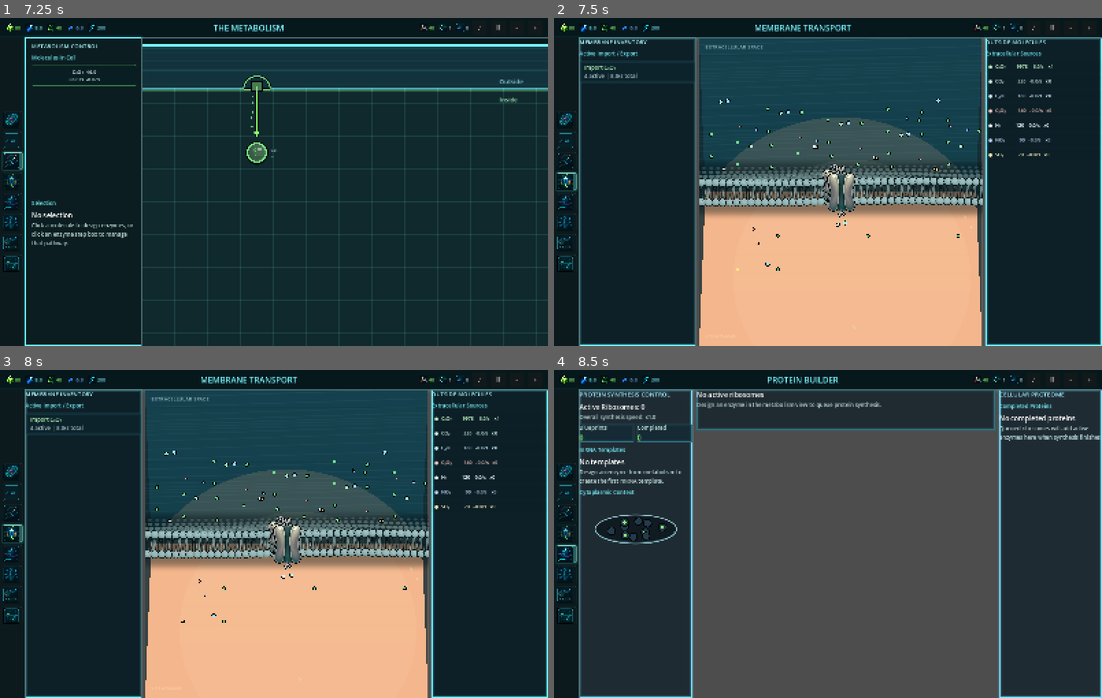
Above: before the commit, frames 1-4 (two rows, left to right).
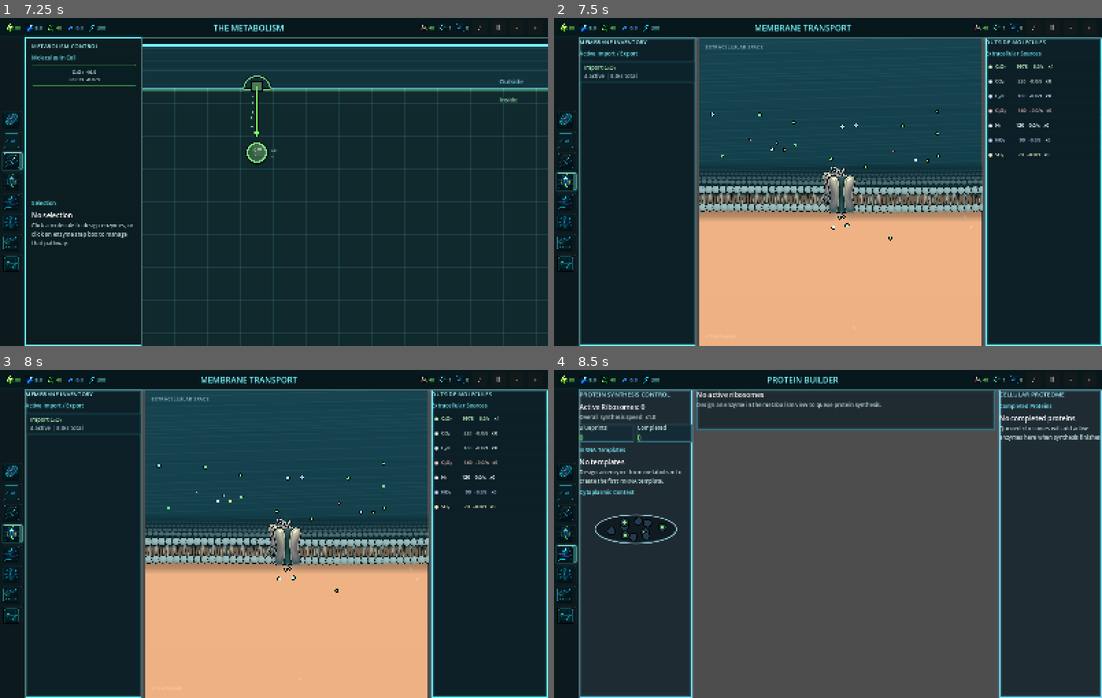
Above: after the commit, the same moments.

Repository: EliasEnglund/SimCell
Game: Godot game, scene res://scenes/main.tscn
The game is run twice, just before and just after one commit, with the same random seed, the same clock (stepped at 60 frames per second) and the same inputs.
Inputs (mouse positions are in pixels of both pictures, inside the frame that each line leads up to):
- Up to frame 1 (7.25 s): click "PLAY" at 0.5 s; click "♪" at 1.25 s; click "♫" at 2 s; click "Ⅱ" at 2.75 s; click "-" at 3.5 s; click "+" at 4.25 s; click (10, 119) at 5.02 s; click (10, 139) at 5.77 s; click (10, 162) at 6.52 s
- Up to frame 2 (7.5 s): click (564, 182) at 7.27 s
- Up to frame 3 (8 s): no input
- Up to frame 4 (8.5 s): click (564, 553) at 8.02 s

Frame 1 is identical in both runs. In frame 2, 11% of the frame differs, in the area x 26-79%, y 11-100%; in frame 3, 11%; in frame 4, nothing differs.

Commit message:
Refine flat membrane view

Diff:
--- a/scripts/ui/main.gd
+++ b/scripts/ui/main.gd
@@ -2646,7 +2646,7 @@
 	const VISIBLE_MEMBRANE_ARC := 0.42
 
 	func set_scroll_position(next_scroll: float) -> void:
-		_membrane_scroll = clampf(next_scroll, 0.0, 1.0)
+		_membrane_scroll = fposmod(next_scroll, 1.0)
 
 	func _ready() -> void:
 		membrane_texture = _load_texture_from_file("res://assets/membrane/flat-layered-membrane-reference-style.png")
@@ -2656,7 +2656,17 @@
 
 	func _gui_input(event: InputEvent) -> void:
 		if event is InputEventMouseButton and event.button_index == MOUSE_BUTTON_LEFT:
-			_dragging = false
+			_dragging = event.pressed
+			_last_drag_position = event.position
+			accept_event()
+		elif event is InputEventMouseMotion and _dragging:
+			var delta: Vector2 = event.position - _last_drag_position
+			_last_drag_position = event.position
+			if size.x > 1.0:
+				_membrane_scroll = fposmod(_membrane_scroll - delta.x / size.x * VISIBLE_MEMBRANE_ARC, 1.0)
+				scroll_changed.emit(_membrane_scroll)
+				_update_particle_transforms()
+				queue_redraw()
 			accept_event()
 
 	func _process(delta: float) -> void:
@@ -2756,24 +2766,21 @@
 
 	func _draw_scene_background(rect: Rect2) -> void:
 		draw_rect(rect, Color("102b34"), true)
-		var anchor := _anchor_points(96, 0.0, false)
-		var outside_poly := PackedVector2Array([Vector2(0, 0), Vector2(size.x, 0)])
-		for i in range(anchor.size() - 1, -1, -1):
-			outside_poly.append(anchor[i])
-		var inside_poly := PackedVector2Array()
-		for point in anchor:
-			inside_poly.append(point)
-		inside_poly.append(Vector2(size.x, size.y))
-		inside_poly.append(Vector2(0, size.y))
-		draw_colored_polygon(outside_poly, Color("123d49"))
-		draw_colored_polygon(inside_poly, Color("f2b58c"))
+		var split_y := _membrane_center_y()
+		draw_rect(Rect2(Vector2.ZERO, Vector2(size.x, split_y)), Color("123d49"), true)
+		draw_rect(Rect2(Vector2(0.0, split_y), Vector2(size.x, size.y - split_y)), Color("eeb184"), true)
+		for i in 12:
+			var t := float(i) / 11.0
+			draw_rect(Rect2(Vector2(0.0, split_y * t), Vector2(size.x, split_y / 12.0 + 1.0)), Color(0.56, 0.95, 1.0, 0.025 * (1.0 - t)), true)
+		for i in 10:
+			var t := float(i) / 9.0
+			draw_rect(Rect2(Vector2(0.0, split_y + (size.y - split_y) * t), Vector2(size.x, (size.y - split_y) / 10.0 + 1.0)), Color(1.0, 0.78, 0.55, 0.035 * (1.0 - t)), true)
+		draw_rect(Rect2(Vector2(0.0, split_y - 2.0), Vector2(size.x, 4.0)), Color(0.0, 0.04, 0.05, 0.32), true)
 		for i in 18:
 			var t := float(i) / 17.0
-			draw_rect(Rect2(Vector2(0, size.y * t), Vector2(size.x, size.y / 18.0 + 1.0)), Color(0.58, 0.95, 1.0, 0.025 * (1.0 - t)), true)
-		draw_circle(Vector2(size.x * 0.50, size.y * 0.77), size.x * 0.56, Color(1.0, 0.73, 0.54, 0.16))
-		draw_circle(Vector2(size.x * 0.54, size.y * 0.78), size.x * 0.42, Color(1.0, 0.93, 0.78, 0.08))
+			draw_rect(Rect2(Vector2(0, size.y * t), Vector2(size.x, size.y / 18.0 + 1.0)), Color(0.58, 0.95, 1.0, 0.014 * (1.0 - t)), true)
 		for i in 22:
-			var y := lerpf(22.0, size.y * 0.45, float(i) / 21.0)
+			var y := lerpf(22.0, split_y - 20.0, float(i) / 21.0)
 			var wave := sin(_elapsed * 0.16 + float(i) * 0.62) * 18.0
 			draw_line(Vector2(-40.0, y + wave), Vector2(size.x + 40.0, y - 28.0 + wave), Color(0.72, 0.96, 1.0, 0.035), 2.0, true)
 		for i in 36:
@@ -2784,7 +2791,7 @@
 
 	func _draw_membrane_body() -> void:
 		if membrane_texture != null:
-			draw_texture_rect(membrane_texture, _membrane_texture_rect(), false)
+			_draw_scrolling_membrane_texture()
 			return
 		var rect := _fallback_membrane_rect()
 		draw_rect(rect, Color("1d4248"), true)
@@ -2800,11 +2807,22 @@
 			return _fallback_membrane_rect()
 		var aspect := membrane_texture.get_size().x / membrane_texture.get_size().y
 		var width := size.x * 1.04
-		var height := minf(width / aspect, size.y * 0.50)
+		var height := minf(width / aspect, size.y * 0.44)
 		width = height * aspect
 		var x := (size.x - width) * 0.5
-		var y := size.y * 0.50 - height * 0.56
+		var y := size.y * 0.50 - height * 0.52
 		return Rect2(Vector2(x, y), Vector2(width, height))
+
+	func _draw_scrolling_membrane_texture() -> void:
+		var rect := _membrane_texture_rect()
+		var tile_width := rect.size.x
+		var offset := -fposmod(_membrane_scroll, 1.0) * tile_width
+		var x := rect.position.x + offset
+		while x > rect.position.x - tile_width:
+			x -= tile_width
+		while x < rect.position.x + rect.size.x + tile_width:
+			draw_texture_rect(membrane_texture, Rect2(Vector2(x, rect.position.y), rect.size), false)
+			x += tile_width
 
 	func _fallback_membrane_rect() -> Rect2:
 		var height := size.y * 0.28
@@ -2931,10 +2949,14 @@
 		return fposmod(0.15 + seed * 0.70, 1.0)
 
 	func _world_to_visible_t(world_t: float) -> float:
-		return clampf(world_t, 0.0, 1.0)
+		var rel := fposmod(world_t - _membrane_scroll + 0.5, 1.0) - 0.5
+		var half_visible := VISIBLE_MEMBRANE_ARC * 0.5
+		if absf(rel) > half_visible:
+			return -1.0
+		return clampf(rel / VISIBLE_MEMBRANE_ARC + 0.5, 0.0, 1.0)
 
 	func _visible_to_world_t(screen_t: float) -> float:
-		return clampf(screen_t, 0.0, 1.0)
+		return fposmod(_membrane_scroll + (screen_t - 0.5) * VISIBLE_MEMBRANE_ARC, 1.0)
 
 	func _membrane_placement(t: float) -> Dictionary:
 		var sample := _anchor_sample(t, true)
Binary file changed: assets/membrane/flat-layered-membrane-reference-style.png
